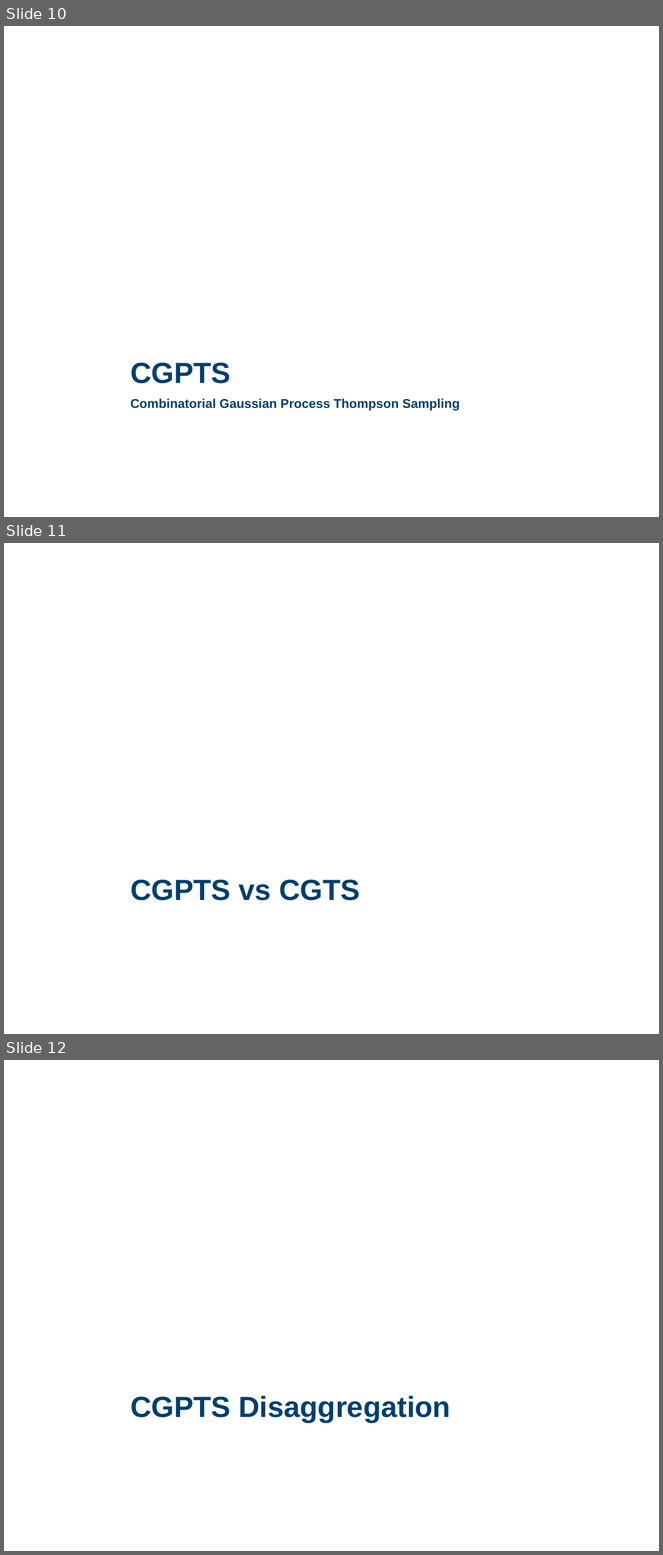
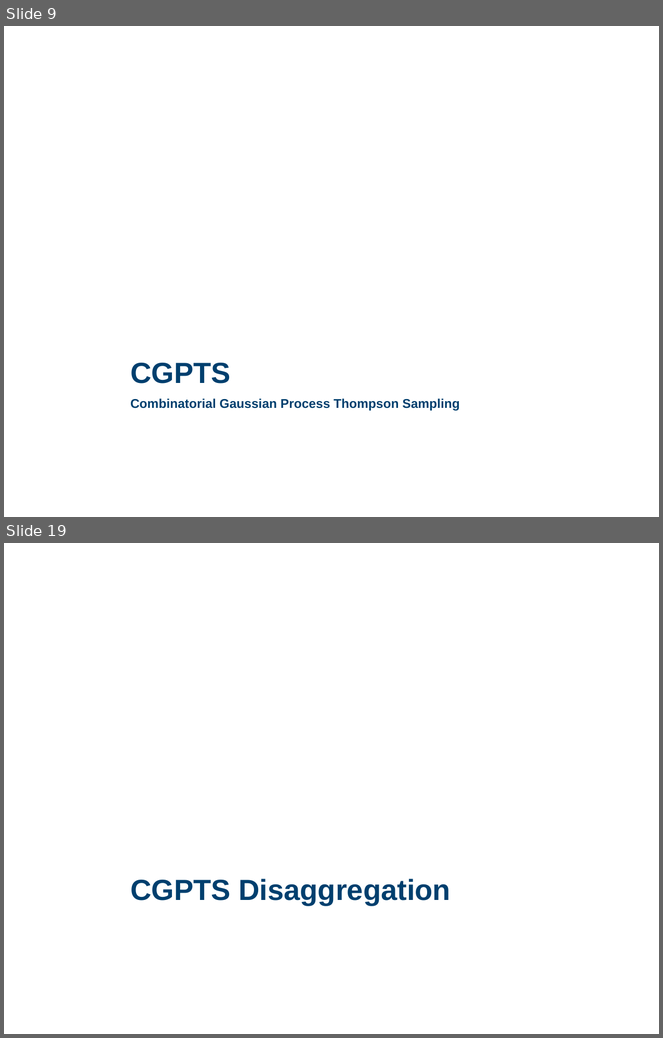
Before and after one commit to lucabonali/AdvertisingDIA, a slide deck: advertising_presentation.pptx. Shown one above the other, each under a label of ours: slides 10, 11 and 12 before the commit, slides 9 and 19 after it; the slides between them are not shown. The pictures are 663x1555 and 663x1038 pixels, drawn with LibreOffice and Linux fonts; fonts in the diff are those of the drawing; background and template pictures are left out. Boxes give left, top, right and bottom in pixels: in the first picture for what was removed or moved away, otherwise in the second. Text is boxed around its words. In the diff, an @@ line names an element or a change of style, - is before the commit and + after.

```diff
--- a/advertising_presentation.pptx
+++ b/advertising_presentation.pptx
@@ slide 11 removed at box(4, 543, 659, 1034), background #FFFFFF @@
@@ text removed at box(130, 880, 360, 901) @@
-CGPTS vs CGTS
@@ what was slide 10 is now slide 9 @@
@@ what was slide 12 is now slide 19 @@
```
Also in this commit, not shown: 9 slides added, 1 other slide removed.
